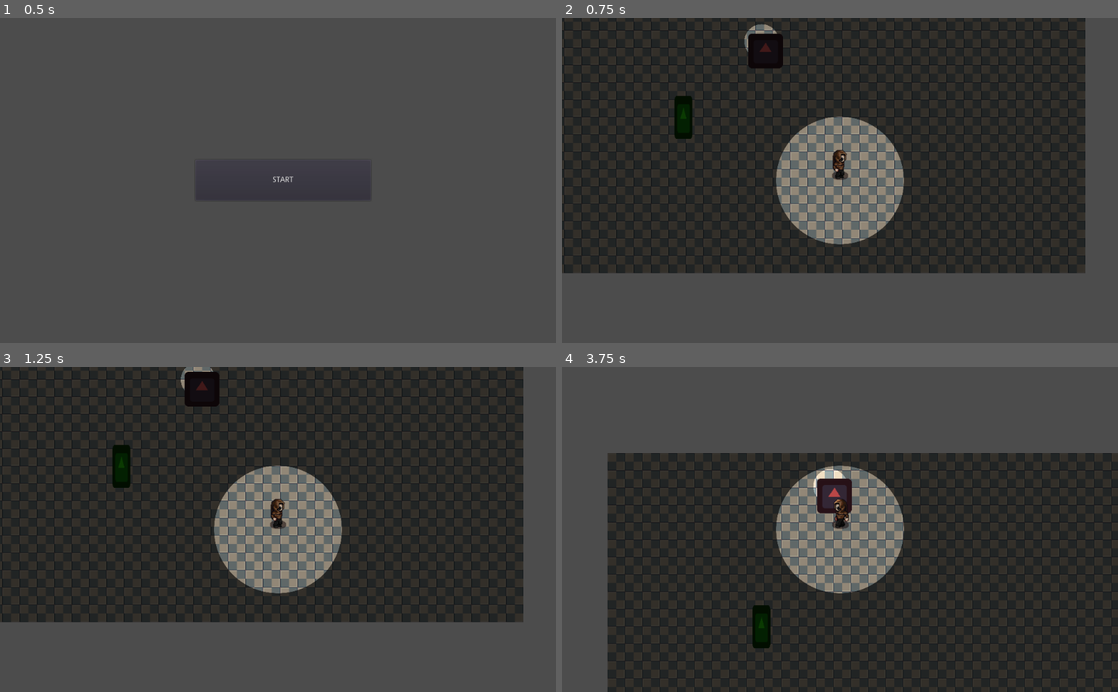
Above: before the commit, frames 1-4 (two rows, left to right).
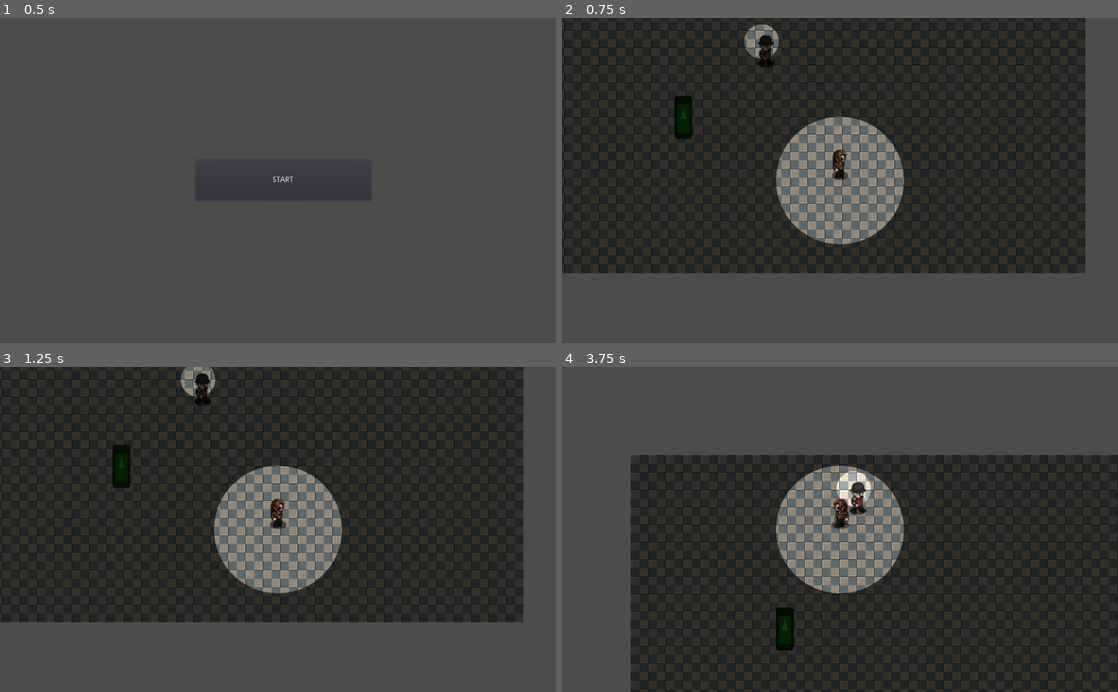
Above: after the commit, the same moments.

Repository: Langrisser001/Maling_GameJam
Game: Godot game, scene res://scenes/Start.tscn
Same seed, same stepped clock (60 frames per second), same inputs: the game is played once before the commit and once after it. The engine's default icon, where the game draws it, is replaced by a stand-in: a white triangle on a blue panel in a dark square.
Inputs:
- Up to frame 1 (0.5 s): no input
- Up to frame 2 (0.75 s): click "START" at 0.5 s
- Up to frame 3 (1.25 s): no input
- Up to frame 4 (3.75 s): hold Up (ui_up) 1.28-2.78 s; hold Left (ui_left) from 2.78 s (still down)

Frame 1 is identical in both runs. In frame 2, 0.5% of the frame differs, in the area x 33-40%, y 4-16%; in frame 3, 0.5%; in frame 4, 13%, in the area x 8-100%, y 26-100%.

Commit message:
char security

Diff:
--- a/actors/Security.tscn
+++ b/actors/Security.tscn
@@ -1,13 +1,18 @@
-[gd_scene load_steps=9 format=2]
+[gd_scene load_steps=13 format=2]
 
 [ext_resource path="res://actors/Security.gd" type="Script" id=1]
-[ext_resource path="res://icon.png" type="Texture" id=2]
+[ext_resource path="res://textures/security_red.png" type="Texture" id=2]
 [ext_resource path="res://textures/spotlight.png" type="Texture" id=3]
 [ext_resource path="res://actors/LightArea.gd" type="Script" id=4]
 [ext_resource path="res://actors/SecurityHit.gd" type="Script" id=5]
+[ext_resource path="res://actors/walk_E.tres" type="Animation" id=6]
+[ext_resource path="res://actors/walk_S.tres" type="Animation" id=7]
+[ext_resource path="res://actors/walk_W.tres" type="Animation" id=8]
+[ext_resource path="res://actors/walk_N.tres" type="Animation" id=9]
 
-[sub_resource type="RectangleShape2D" id=1]
-extents = Vector2( 31.7567, 7.03262 )
+[sub_resource type="CapsuleShape2D" id=1]
+radius = 6.26566
+height = 21.411
 
 [sub_resource type="CircleShape2D" id=2]
 radius = 31.761
@@ -18,14 +23,25 @@
 [node name="Security" type="KinematicBody2D"]
 script = ExtResource( 1 )
 
+[node name="CollisionShape2D" type="CollisionShape2D" parent="."]
+position = Vector2( 1.12131, -8.15926 )
+rotation = 1.57293
+shape = SubResource( 1 )
+
 [node name="Sprite" type="Sprite" parent="."]
-self_modulate = Color( 0.976471, 0.376471, 0.376471, 1 )
 light_mask = 16
 texture = ExtResource( 2 )
 offset = Vector2( 0, -32 )
+vframes = 4
+hframes = 9
+frame = 28
 
-[node name="CollisionShape2D" type="CollisionShape2D" parent="."]
-shape = SubResource( 1 )
+[node name="AnimationPlayer" type="AnimationPlayer" parent="."]
+playback_process_mode = 0
+anims/walk_E = ExtResource( 6 )
+anims/walk_N = ExtResource( 9 )
+anims/walk_S = ExtResource( 7 )
+anims/walk_W = ExtResource( 8 )
 
 [node name="Spotlight" type="Light2D" parent="."]
 position = Vector2( 0, 50 )
--- /dev/null
+++ b/actors/walk_E.tres
@@ -0,0 +1,17 @@
+[gd_resource type="Animation" format=2]
+
+[resource]
+length = 1.4
+loop = true
+tracks/0/type = "value"
+tracks/0/path = NodePath("Sprite:frame")
+tracks/0/interp = 1
+tracks/0/loop_wrap = true
+tracks/0/imported = false
+tracks/0/enabled = true
+tracks/0/keys = {
+"times": PoolRealArray( 0, 0.2, 0.4, 0.6, 0.8, 1, 1.2 ),
+"transitions": PoolRealArray( 1, 1, 1, 1, 1, 1, 1 ),
+"update": 1,
+"values": [ 28, 29, 30, 31, 32, 33, 34 ]
+}
--- /dev/null
+++ b/actors/walk_N.tres
@@ -0,0 +1,17 @@
+[gd_resource type="Animation" format=2]
+
+[resource]
+length = 1.6
+loop = true
+tracks/0/type = "value"
+tracks/0/path = NodePath("Sprite:frame")
+tracks/0/interp = 1
+tracks/0/loop_wrap = true
+tracks/0/imported = false
+tracks/0/enabled = true
+tracks/0/keys = {
+"times": PoolRealArray( 0, 0.2, 0.4, 0.6, 0.8, 1, 1.2, 1.4 ),
+"transitions": PoolRealArray( 1, 1, 1, 1, 1, 1, 1, 1 ),
+"update": 1,
+"values": [ 1, 2, 3, 4, 5, 6, 7, 8 ]
+}
--- /dev/null
+++ b/actors/walk_S.tres
@@ -0,0 +1,17 @@
+[gd_resource type="Animation" format=2]
+
+[resource]
+length = 1.6
+loop = true
+tracks/0/type = "value"
+tracks/0/path = NodePath("Sprite:frame")
+tracks/0/interp = 1
+tracks/0/loop_wrap = true
+tracks/0/imported = false
+tracks/0/enabled = true
+tracks/0/keys = {
+"times": PoolRealArray( 0, 0.2, 0.4, 0.6, 0.8, 1, 1.2, 1.4 ),
+"transitions": PoolRealArray( 1, 1, 1, 1, 1, 1, 1, 1 ),
+"update": 1,
+"values": [ 19, 20, 21, 22, 23, 24, 25, 26 ]
+}
--- /dev/null
+++ b/actors/walk_W.tres
@@ -0,0 +1,17 @@
+[gd_resource type="Animation" format=2]
+
+[resource]
+length = 1.4
+loop = true
+tracks/0/type = "value"
+tracks/0/path = NodePath("Sprite:frame")
+tracks/0/interp = 1
+tracks/0/loop_wrap = true
+tracks/0/imported = false
+tracks/0/enabled = true
+tracks/0/keys = {
+"times": PoolRealArray( 0, 0.2, 0.4, 0.6, 0.8, 1, 1.2 ),
+"transitions": PoolRealArray( 1, 1, 1, 1, 1, 1, 1 ),
+"update": 1,
+"values": [ 10, 11, 12, 13, 15, 16, 17 ]
+}
Binary file added: textures/startMenu_bg.png
